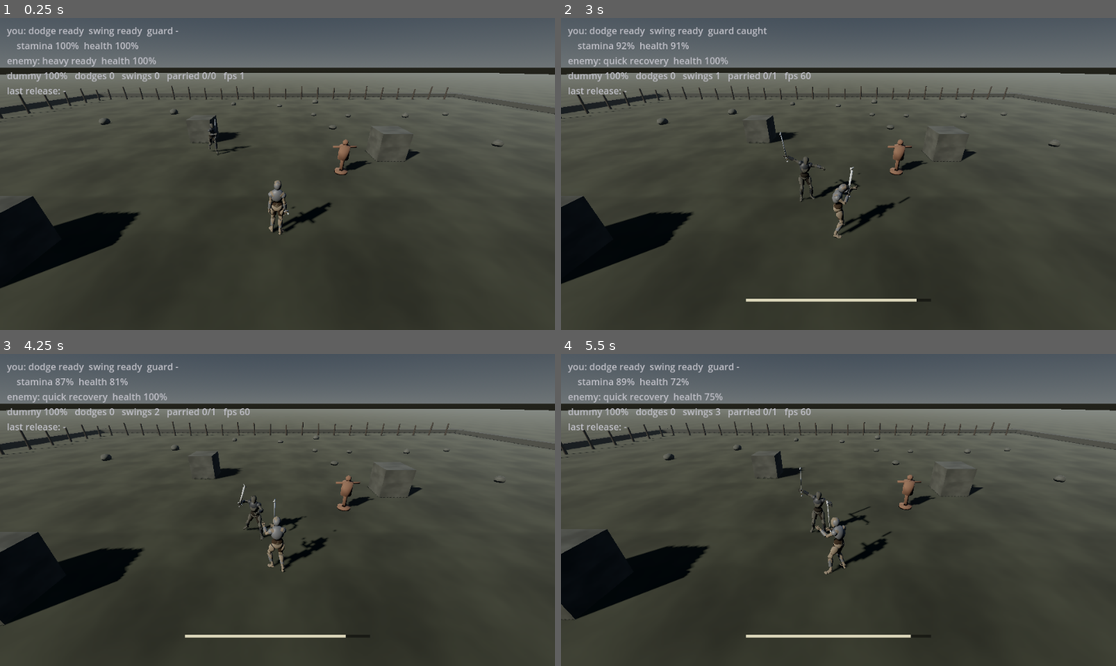
Above: before the commit, frames 1-4 (two rows, left to right).
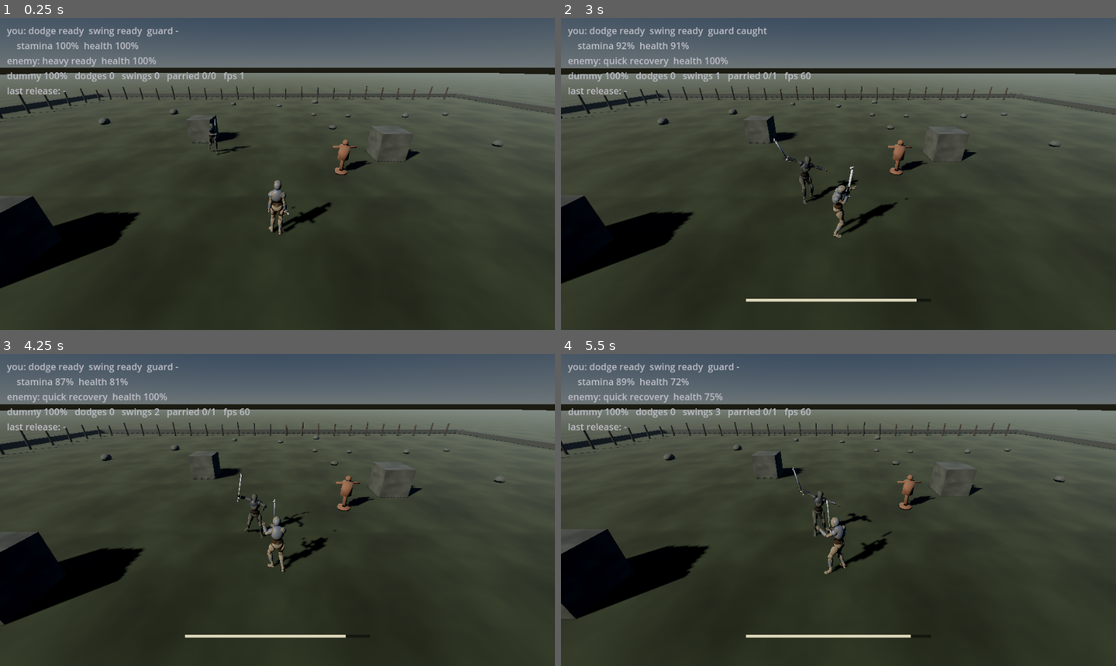
Above: after the commit, the same moments.

Repository: knightdx91-alt/Bloodborn
Game: Godot game, scene res://main.tscn
Same seed, same stepped clock (60 frames per second), same inputs: the game is played once before the commit and once after it.
Inputs (mouse positions are in pixels of both pictures, inside the frame that each line leads up to):
- Up to frame 1 (0.25 s): no input
- Up to frame 2 (3 s): tap Enter at 0.5 s; move the mouse to (960, 158) at 0.52 s; hold D 0.53-1.25 s; tap J at 0.6 s; click (960, 158) at 0.67 s; tap Space at 0.77 s; drag from (727, 189) to (810, 236) at 1.27 s; move the mouse to (894, 105) at 2.02 s; hold D 2.03-2.75 s; tap K at 2.1 s; drag from (810, 236) to (672, 127) at 2.77 s
- Up to frame 3 (4.25 s): move the mouse to (444, 556) at 3.52 s; hold A from 3.53 s (still down); tap J at 3.6 s; tap Space at 3.77 s
- Up to frame 4 (5.5 s): release A at 4.25 s; drag from (672, 463) to (755, 432) at 4.27 s; move the mouse to (866, 510) at 5.02 s; hold S from 5.03 s (still down); tap K at 5.1 s; click (866, 510) at 5.17 s

The runs differ from the first frame. In frame 2, 1.2% of the frame differs, in the area x 0-100%, y 15-71%; in frame 3, 0.8%; in frame 4, 0.9%.

Commit message:
Hitstop and a camera that participates
art-audio.md 2: "The camera is a participant. Framing, shake and depth of
field are information channels — an exhausted character's camera behaves
differently. Cheap, and it does work no HUD element is allowed to."

feel.gd takes that up. A few frames of hesitation on a blow, scaled to
how heavy it was and kept short, because past about a tenth of a second
it stops reading as impact and starts reading as a dropped frame. A
camera shove along the blow, harder when you are the one taking it. A
directionless rattle on a parry, because nothing moved. And a sway that
begins below about half stamina, which says what interface.md 2 will not
let a bar say for anyone else.

The thing that mattered here is what it does NOT do. combat.md 7 makes
damage server-authoritative and defensive windows client-authoritative
inside a tolerance envelope, so a freeze that stopped the phase machines
would mean the 0.28s parry window was not 0.28s on the client and the
server would be adjudicating against timings the player never
experienced. Hitstop therefore pauses animation only, and the stamina,
dodge, attack and parry clocks run on at real speed. Verified directly:
55 frames of parry window with a 0.12s freeze dropped into the middle of
it, and 55 frames without.

That test was wrong the first time and said the rules HAD stopped. The
enemy was standing next to the player and landed a blow on the baseline
parry, which shortens recovery to the success value — so the clean run
was the anomaly, not the frozen one. Parking the enemy fixed the test,
not the code.

Also a grade correction, caught by re-reading the doc rather than by
looking at the render. art-audio.md 2 says "Contrast over saturation.
Dark here means low light, not desaturated mud. The grey-brown cliche is
both a visual dead end and genuinely worse for reading a fight." The
look pass two commits ago pulled saturation to 0.82 and produced exactly
that cliche. It is back at 0.98, with the mood coming out of exposure
and the contrast curve, and the fight reads better for it.

Co-Authored-By: Claude Opus 5 <noreply@anthropic.com>
Claude-Session: https://claude.ai/code/session_01BaXNESXu95G2WgBMqTbcJn

Diff:
--- /dev/null
+++ b/prototype/feel.gd
@@ -0,0 +1,79 @@
+class_name Feel
+extends RefCounted
+## What a blow feels like — hitstop and the camera.
+##
+## `art-audio.md` §2: **"The camera is a participant. Framing, shake and
+## depth of field are information channels — an exhausted character's
+## camera behaves differently. Cheap, and it does work no HUD element is
+## allowed to."** This is that, taken up.
+##
+## ⚠️ **Everything here is presentation and none of it touches the
+## rules.** `combat.md` §7 makes damage server-authoritative and
+## defensive windows client-authoritative inside a tolerance envelope; a
+## freeze that stopped the phase machines would mean the 0.28s parry
+## window was not 0.28s on the client, and the server would be
+## adjudicating against timings the player never experienced. So hitstop
+## pauses *animation*, and the stamina, dodge, attack and parry clocks
+## carry on at real speed.
+
+## How long the world hesitates on a blow, by how heavy it was. Short:
+## this is a punctuation mark, and past about a tenth of a second it
+## stops reading as impact and starts reading as a dropped frame.
+const STOP_BASE := 0.040
+const STOP_PER_WEIGHT := 0.036
+const STOP_PARRY := 0.10
+
+const KICK_DECAY := 9.0
+const SHAKE_DECAY := 11.0
+const BREATH_SPEED := 2.4
+
+var _kick := Vector3.ZERO
+var _shake := 0.0
+var _breath := 0.0
+var _t := 0.0
+
+## Seconds of hesitation for a blow of this weight (1.0 being a plain
+## sword cut).
+static func hitstop_for(weight: float) -> float:
+	return STOP_BASE + STOP_PER_WEIGHT * weight
+
+## Shove the camera along the blow. The direction is the blow's, so a hit
+## taken from the left throws the view right — the camera flinches with
+## the body rather than at it.
+func kick(direction: Vector3, strength: float) -> void:
+	var flat := Vector3(direction.x, 0.0, direction.z)
+	if flat.length() > 0.001:
+		_kick += flat.normalized() * strength
+	_shake = maxf(_shake, strength * 0.55)
+
+## A rattle with no direction — a parry, a guard breaking.
+func shake(amount: float) -> void:
+	_shake = maxf(_shake, amount)
+
+## How hard the fighter is breathing, 0..1. combat.md §2 makes stamina
+## the whole economy and interface.md §2 refuses a bar for anyone else,
+## so the camera saying it is a real channel rather than a flourish.
+func breathe(amount: float) -> void:
+	_breath = clamp(amount, 0.0, 1.0)
+
+func tick(delta: float) -> void:
+	_t += delta
+	_kick = _kick.lerp(Vector3.ZERO, clamp(KICK_DECAY * delta, 0.0, 1.0))
+	_shake = move_toward(_shake, 0.0, SHAKE_DECAY * delta * maxf(_shake, 0.1))
+
+## Where the camera should sit relative to where it would otherwise.
+func offset() -> Vector3:
+	var out := _kick
+	if _shake > 0.0001:
+		# Deterministic rather than random: a fight replayed from the same
+		# inputs should look the same, and sin() is cheaper than a
+		# generator nobody seeded.
+		out += Vector3(
+			sin(_t * 91.0) * _shake,
+			sin(_t * 73.0 + 1.7) * _shake * 0.7,
+			sin(_t * 67.0 + 3.1) * _shake * 0.5)
+	if _breath > 0.0:
+		# Slow, shallow, and only when the bar is nearly gone.
+		var sway := sin(_t * BREATH_SPEED) * 0.035 * _breath
+		out += Vector3(sway * 0.4, sway, 0.0)
+	return out
--- a/prototype/fighter.gd
+++ b/prototype/fighter.gd
@@ -80,6 +80,10 @@
 ## say so — this comes out when a real hit reaction and a real miss sound
 ## carry it instead.
 var show_iframes := false
+## Hitstop. Presentation only — see feel.gd for why the rules must not
+## be frozen with it.
+var _frozen_for := 0.0
+var _speed_before_freeze := 1.0
 const IFRAME_COLOR := Color(0.45, 0.80, 1.00)
 var _iframes_shown := false
 
@@ -161,7 +165,31 @@
 		_hurt_for = max(0.0, _hurt_for - delta)
 	if _stagger_for > 0.0:
 		_stagger_for = max(0.0, _stagger_for - delta)
+	_tick_freeze(delta)
 	_show_iframes()
+
+## A few frames of hesitation on a blow. The clocks above have already
+## ticked: only the animation hesitates, so the parry window is still
+## the length the server thinks it is.
+func freeze(seconds: float) -> void:
+	if anim == null or seconds <= 0.0:
+		return
+	if _frozen_for <= 0.0:
+		_speed_before_freeze = anim.speed_scale
+	_frozen_for = maxf(_frozen_for, seconds)
+	anim.speed_scale = _speed_before_freeze * 0.04
+
+func _tick_freeze(delta: float) -> void:
+	if _frozen_for <= 0.0:
+		return
+	_frozen_for -= delta
+	if _frozen_for <= 0.0:
+		_frozen_for = 0.0
+		if anim != null:
+			anim.speed_scale = _speed_before_freeze
+
+func is_frozen() -> bool:
+	return _frozen_for > 0.0
 
 func _show_iframes() -> void:
 	if not show_iframes:
@@ -323,12 +351,13 @@
 	rearm()
 	_hurt_for = 0.0
 	_stagger_for = 0.0
+	_frozen_for = 0.0
 	rotation = Vector3.ZERO
 	if anim != null:
 		anim.play("idle")
 
 func _animate(ground_speed: float) -> void:
-	if anim == null or is_busy():
+	if anim == null or is_busy() or is_frozen():
 		return
 	var want := "idle"
 	var rate := 1.0
--- a/prototype/look.gd
+++ b/prototype/look.gd
@@ -22,19 +22,19 @@
 
 ## Overcast daylight: a cold sky, a warm-ish low sun, and enough haze
 ## that distance reads.
-const SKY_TOP := Color(0.19, 0.25, 0.33)
+const SKY_TOP := Color(0.17, 0.25, 0.36)
 const SKY_HORIZON := Color(0.47, 0.50, 0.51)
 const GROUND_HORIZON := Color(0.21, 0.21, 0.18)
 const GROUND_BOTTOM := Color(0.13, 0.13, 0.12)
 
 const SUN_COLOR := Color(1.0, 0.94, 0.82)
 const FILL_COLOR := Color(0.46, 0.56, 0.72)
-const FOG_COLOR := Color(0.45, 0.49, 0.51)
+const FOG_COLOR := Color(0.44, 0.49, 0.53)
 
 ## The palette, in one place, because L86 makes each of the six wedges a
 ## different one of these and nothing else — "a screenshot is locatable".
 ## This is the drill yard: cold, damp, northern, nothing growing.
-const EARTH := Color(0.27, 0.28, 0.23)
+const EARTH := Color(0.25, 0.27, 0.20)
 const STONE := Color(0.35, 0.36, 0.35)
 const TIMBER := Color(0.22, 0.17, 0.12)
 const KERB := Color(0.25, 0.25, 0.23)
@@ -85,12 +85,16 @@
 	e.tonemap_exposure = 0.75
 	e.tonemap_white = 6.0
 
-	# The grade. Pulled off full saturation on purpose: L20 is grounded,
-	# and mud, wool and iron are not colourful.
+	# The grade. **Contrast, not desaturation** — art-audio.md §2 is
+	# blunt about this: "Dark here means *low light*, not desaturated
+	# mud. The grey-brown cliché is both a visual dead end and genuinely
+	# worse for reading a fight." The first pass here pulled saturation
+	# to 0.82 and produced exactly that cliché. The mood comes out of
+	# exposure and the contrast curve instead, and the colour stays.
 	e.adjustment_enabled = true
 	e.adjustment_brightness = 1.0
-	e.adjustment_contrast = 1.08
-	e.adjustment_saturation = 0.82
+	e.adjustment_contrast = 1.16
+	e.adjustment_saturation = 0.98
 
 	var env := WorldEnvironment.new()
 	env.environment = e
--- a/prototype/world.gd
+++ b/prototype/world.gd
@@ -34,6 +34,7 @@
 var enemy: Fighter
 var cam: Camera3D
 var tactics: EnemyTactics
+var feel: Feel
 
 var dummy: Node3D
 var _dummy_skin: StandardMaterial3D
@@ -106,6 +107,7 @@
 	enemy.setup(ENEMY_HEALTH, Color(0.40, 0.62, 0.62), true, Fighter.CHARACTER,
 		Color(0.26, 0.27, 0.30), Color(0.16, 0.13, 0.10))
 	tactics = EnemyTactics.new(20260914)
+	feel = Feel.new()
 
 	cam = Camera3D.new()
 	add_child(cam)
@@ -339,6 +341,12 @@
 	_tick_dummy(delta)
 	_tick_bodies(delta)
 
+	feel.tick(delta)
+	# art-audio.md §2: an exhausted character's camera behaves
+	# differently. The bar is the last thing interface.md §2 allows on
+	# screen, and this says the same thing without using it.
+	feel.breathe(clamp(1.0 - player.stamina.fraction() * 2.2, 0.0, 1.0))
+
 	_place_camera()
 	_update_interface(delta)
 
@@ -429,21 +437,45 @@
 			return
 
 		var damage: float = weapon_damage * who.attack.damage_multiplier()
+		var blow: Vector3 = to_target.normalized()
+		var weight: float = who.attack.damage_multiplier()
 		if target["dummy"]:
+			_impact(who, null, blow, weight)
 			_hit_dummy(damage)
 		elif is_player:
-			_land(who, enemy, damage, "player")
+			_land(who, enemy, damage, "player", blow, weight)
 		else:
-			_land(who, player, damage, "enemy")
-		return
-
-func _land(attacker: Fighter, victim: Fighter, damage: float, by: String) -> void:
+			_land(who, player, damage, "enemy", blow, weight)
+		return
+
+## Hitstop and a camera shove. Presentation only — feel.gd says why the
+## rules are not allowed to stop with it.
+func _impact(attacker: Fighter, victim: Fighter, blow: Vector3, weight: float) -> void:
+	var stop := Feel.hitstop_for(weight)
+	attacker.freeze(stop)
+	if victim != null:
+		victim.freeze(stop)
+	# Taking one shoves the view harder than landing one.
+	var strength: float = 0.05 + 0.055 * weight
+	if victim == player:
+		strength *= 1.8
+	feel.kick(blow, strength)
+
+func _land(attacker: Fighter, victim: Fighter, damage: float, by: String,
+		blow: Vector3, weight: float) -> void:
+	_impact(attacker, victim, blow, weight)
+
 	# The guard gets first refusal. combat.md §6 makes parry the answer to
 	# a heavy, and the committed attack unparryable — the rule for which
 	# lives in sim/, not here.
 	match victim.meet(attacker.attack):
 		Parry.Outcome.PARRIED:
 			attacker.stagger(victim.parry.stagger_seconds())
+			# A parry is a clang, not a shove: it rattles rather than
+			# throwing the view, because nothing moved.
+			attacker.freeze(Feel.STOP_PARRY)
+			victim.freeze(Feel.STOP_PARRY)
+			feel.shake(0.075)
 			_parries += 1
 			if SHOW_DEBUG:
 				print("PARRIED %s's blow — staggered for %.2fs, %s at %.0f stamina" % [
@@ -597,7 +629,7 @@
 	var back: float = lerp(4.6, 4.4, tall)
 
 	var focus := player.position + Vector3(0, 1.0, 0)
-	cam.position = focus + Vector3(0, height, back)
+	cam.position = focus + Vector3(0, height, back) + feel.offset()
 	cam.look_at(focus, Vector3.UP)
 
 # ── Interface ────────────────────────────────────────────────────────
Not shown, changed: STATUS.md
Not shown, changed: docs/index.html
Not shown, changed: docs/index.pck
Not shown, changed: prototype/README.md
